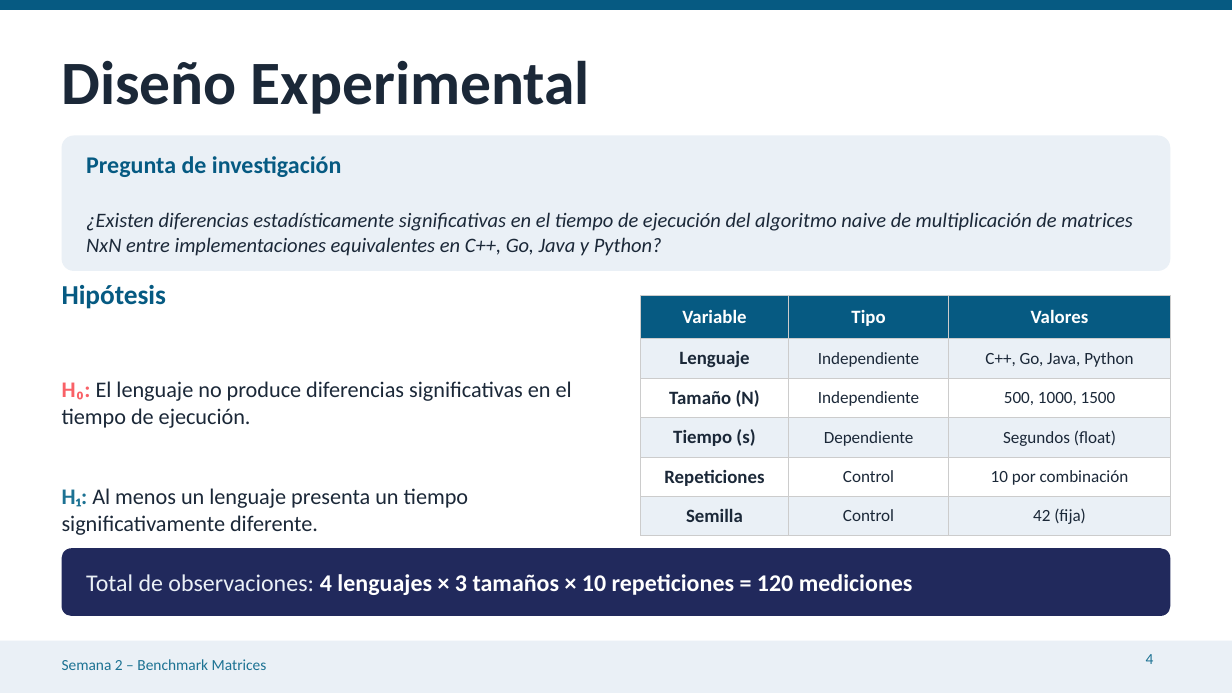
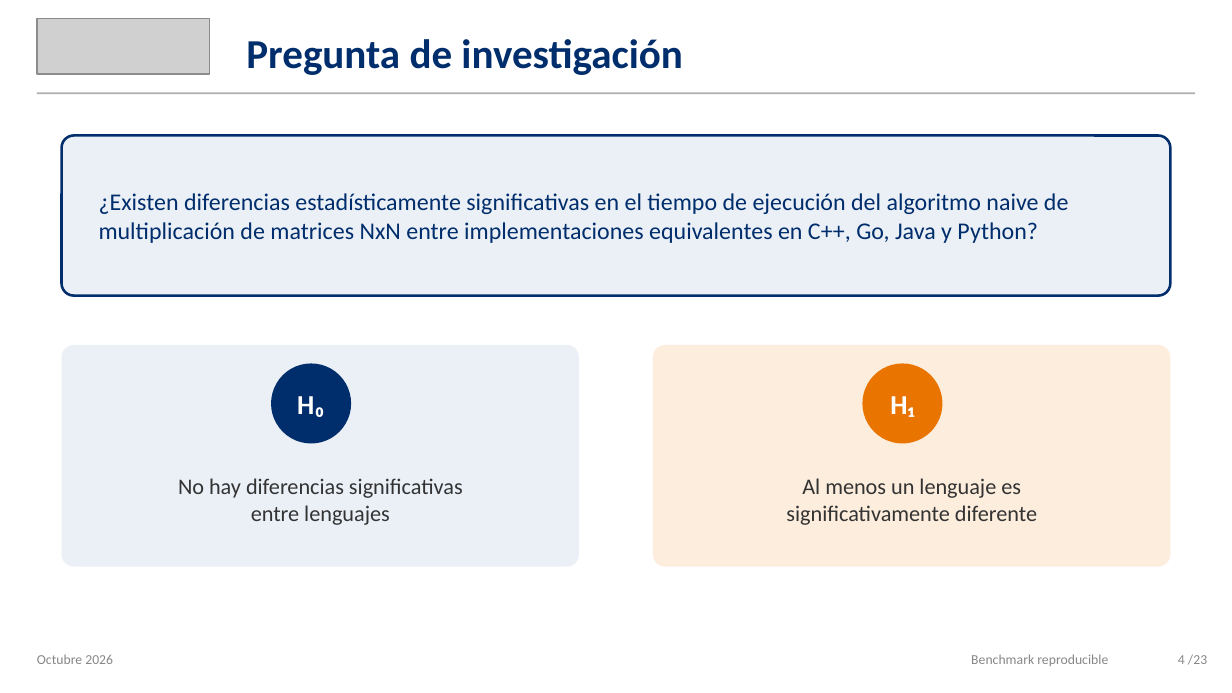
Before and after one commit to jffp-alt/matrix-benchmark, a slide deck: slide 4 of results/Semana2_Benchmark_Matrices.pptx. Drawn at 1232x693 pixels with LibreOffice and Linux fonts; fonts in the diff are those of the drawing; grey boxes stand for pictures. Boxes give left, top, right and bottom in pixels: in the first picture for what was removed or moved away, otherwise in the second. Text is boxed around its words. In the diff, an @@ line names an element or a change of style, - is before the commit and + after.

```diff
--- a/results/Semana2_Benchmark_Matrices.pptx
+++ b/results/Semana2_Benchmark_Matrices.pptx
@@ picture added at (37,18,209,74) @@
@@ text added at (246,39,683,75), 24 pt, text #002D6B, bold @@
+Pregunta de investigación
@@ text removed at (62,60,590,114) @@
-Diseño Experimental
@@ rectangle: place and size @@
-rectangle at (0,0,1232,10)
+rectangle at (37,92,1195,94)
@@ rectangle at (37,92,1195,94): fill #065A82 to #AFAFAF @@
@@ rounded rectangle: place and size @@
-rounded rectangle at (62,136,1170,271)
+rounded rectangle at (62,136,1170,296)
@@ rounded rectangle at (62,136,1170,296): fill #EAF0F6 to #EBF0F7; outline none to #002D6B 1.5 pt; proportions changed @@
@@ text "¿Existen diferencias estadísticamente significativas en ...": place and size @@
-text "¿Existen diferencias estadísticamente significativas en ..." at (86,156,1133,256)
+text "¿Existen diferencias estadísticamente significativas en ..." at (99,193,1069,243)
@@ text "¿Existen diferencias estadísticamente significativas en ..." at (99,193,1069,243): size 12 to 14 pt, text colour #1B2838 to #002D6B, italic off @@
@@ text at (86,156,342,177): paragraph removed @@
-Pregunta de investigación
@@ text removed at (62,285,572,531) @@
-Hipótesis
-H₀: El lenguaje no produce diferencias significativas en el tiempo de ejecución.
-H₁: Al menos un lenguaje presenta un tiempo significativamente diferente.
@@ table removed at (641,296,1170,528), 6 rows, 3 columns @@
-Variable | Tipo | Valores
-Lenguaje | Independiente | C++, Go, Java, Python
-Tamaño (N) | Independiente | 500, 1000, 1500
-Tiempo (s) | Dependiente | Segundos (float)
-Repeticiones | Control | 10 por combinación
-Semilla | Control | 42 (fija)
@@ rounded rectangle added at (62,345,579,567), fill #EBF0F7 @@
@@ rounded rectangle added at (653,345,1170,567), fill #FCEDDC @@
@@ ellipse added at (271,363,351,444), fill #002D6B @@
@@ ellipse added at (862,363,942,444), fill #E97500 @@
@@ text added at (297,396,325,417), 16 pt, text #FFFFFF, bold @@
+H₀
@@ text added at (890,396,914,417), 16 pt, text #FFFFFF, bold @@
+H₁
@@ text added at (178,478,463,525), 13 pt, text #333333 @@
+No hay diferencias significativas
+entre lenguajes
@@ text added at (786,478,1037,525), 13 pt, text #333333 @@
+Al menos un lenguaje es
+significativamente diferente
@@ rounded rectangle removed at (62,548,1170,616) @@
@@ text removed at (86,574,913,595) @@
-Total de observaciones: 4 lenguajes × 3 tamaños × 10 repeticiones = 120 mediciones
@@ rectangle: place and size @@
-rectangle at (0,641,1232,692)
+rectangle at (0,628,1232,693)
@@ rectangle at (0,628,1232,693): fill #EAF0F6 to #FFFFFF @@
@@ text added at (37,655,113,664), 8 pt, text #878787 @@
+Octubre 2026
@@ text removed at (62,659,267,670) @@
-Semana 2 – Benchmark Matrices
@@ text added at (971,654,1108,666), 8 pt, text #878787 @@
+Benchmark reproducible
@@ text "4 /23" at (1178,654,1207,665): vertical alignment top to middle @@
@@ text at (1178,654,1207,665): text changed; size 9 to 8 pt; text colour #1C7293 to #878787 @@
-4
+4 /23
```
Also in this commit, not shown: 6 other slides changed, 16 slides added, 16 slides removed, 1 other file.
